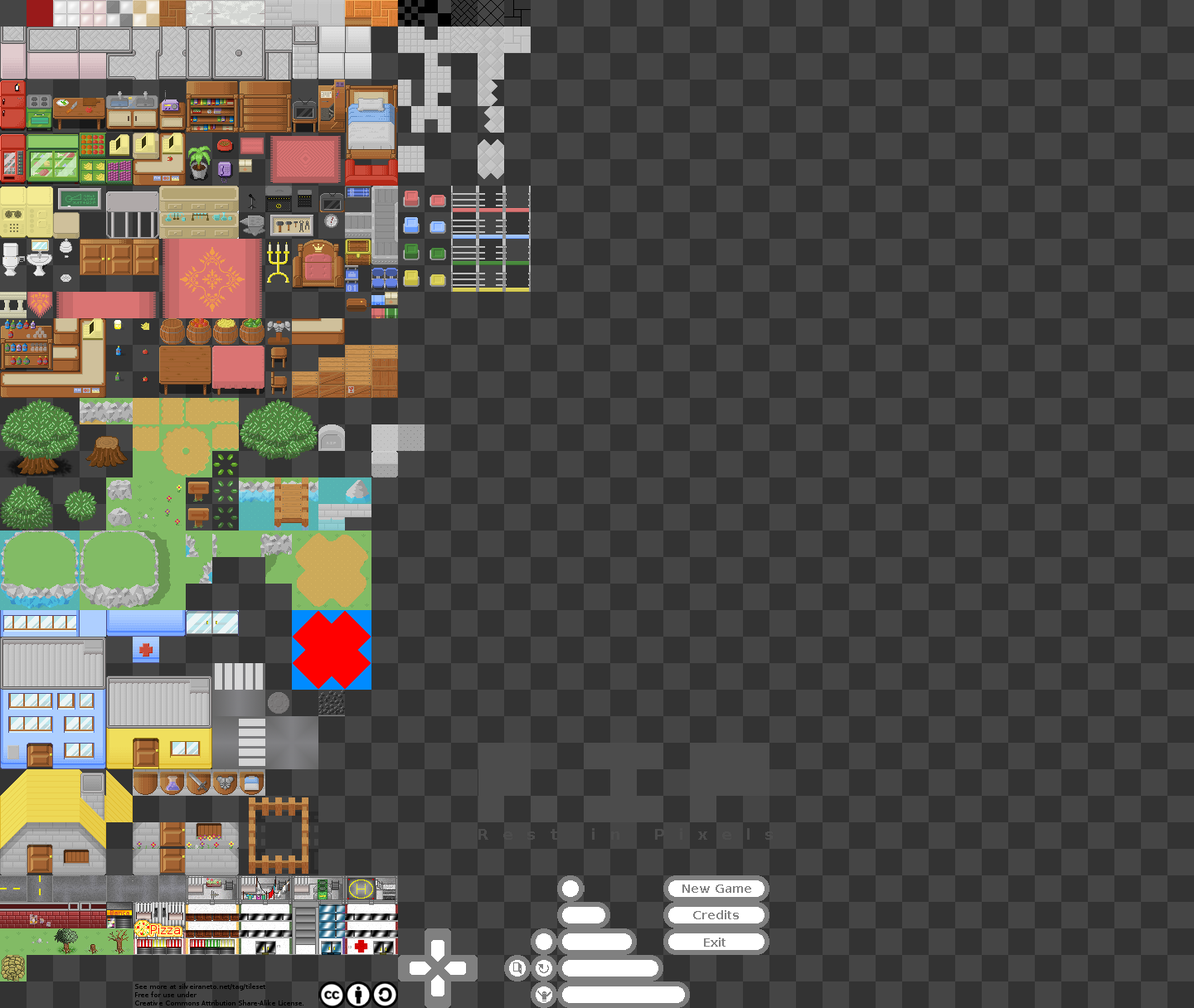
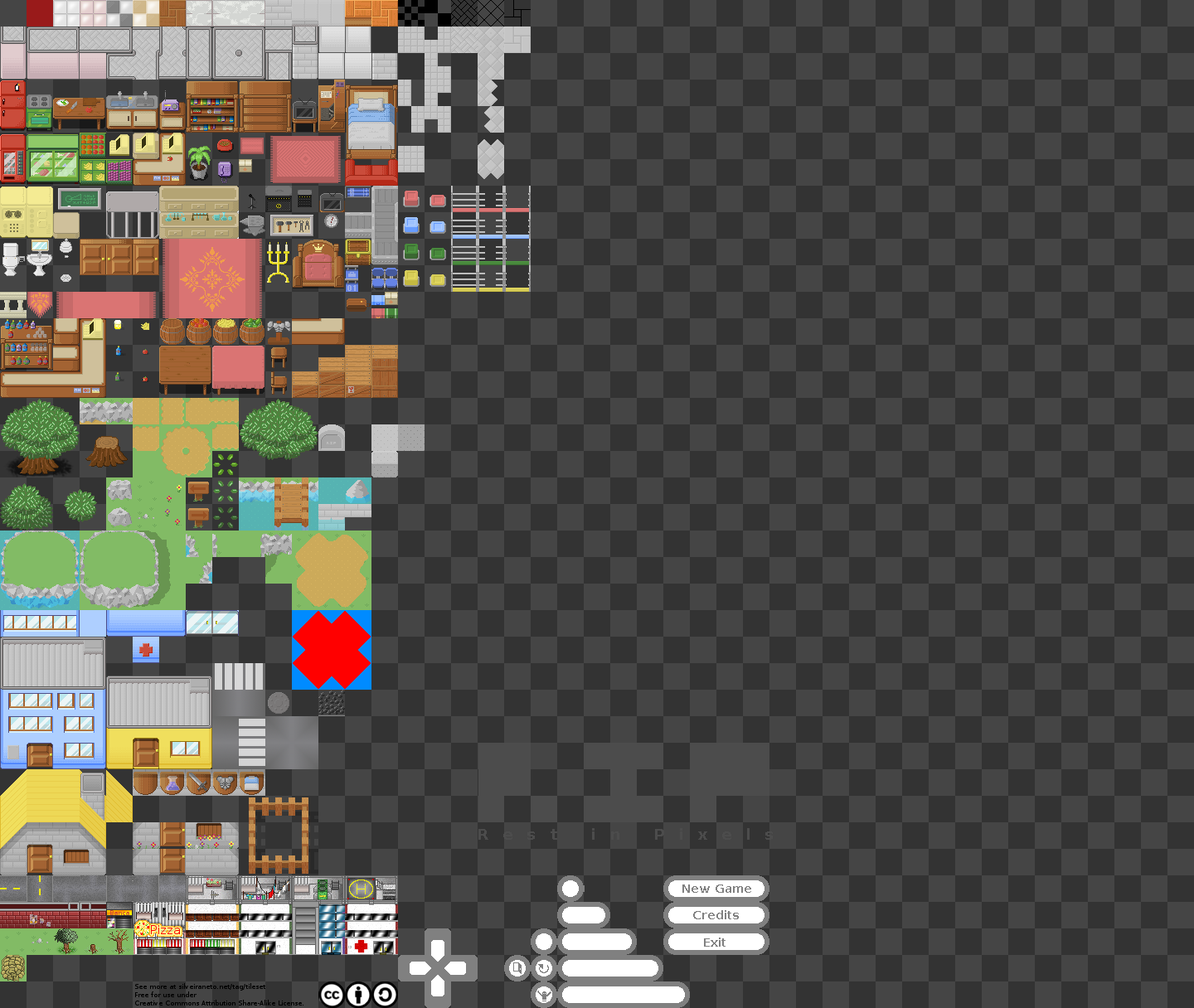
Layers edited between the first and the second (1194, 1008) image:
painted on "Background" over box(371, 53, 398, 80)
